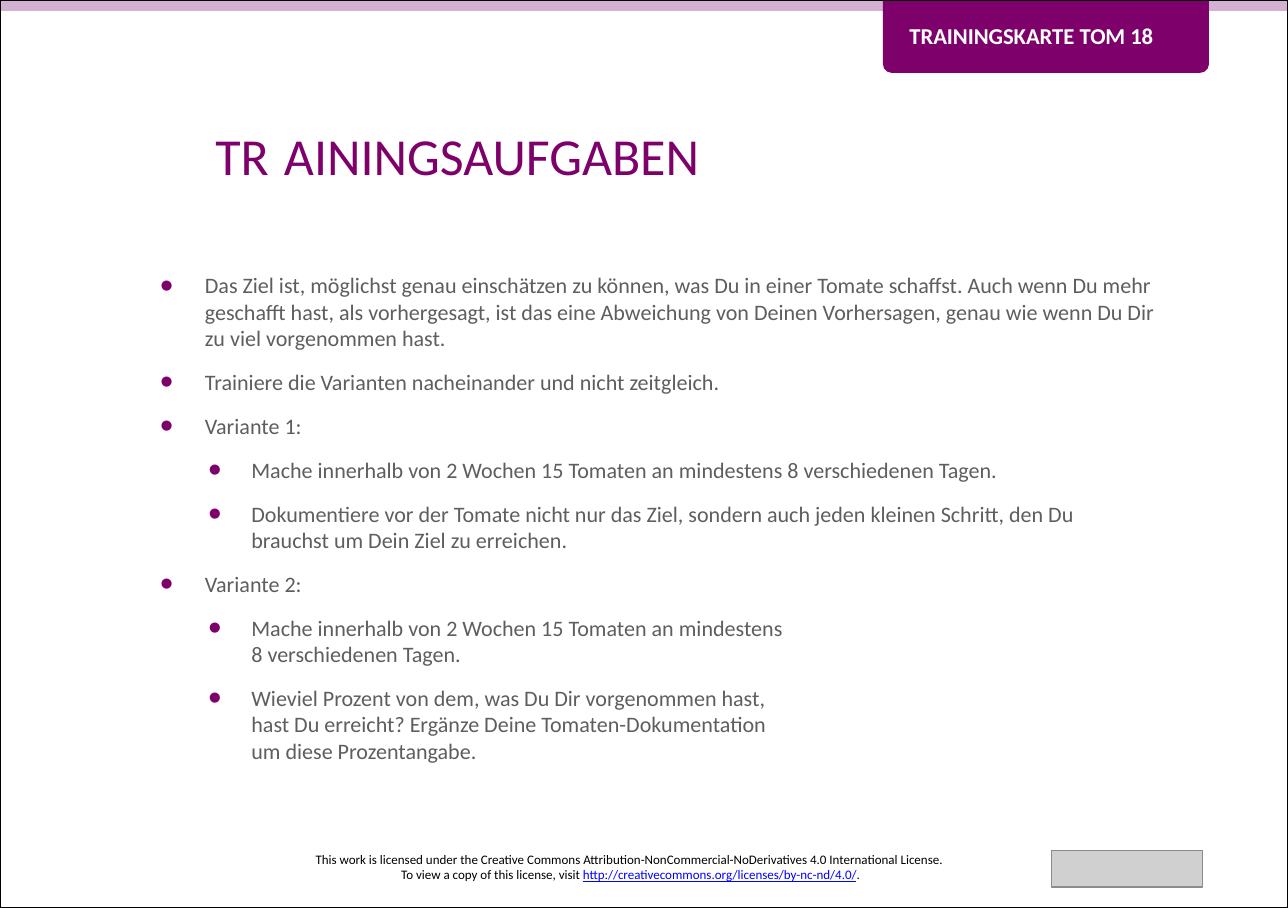
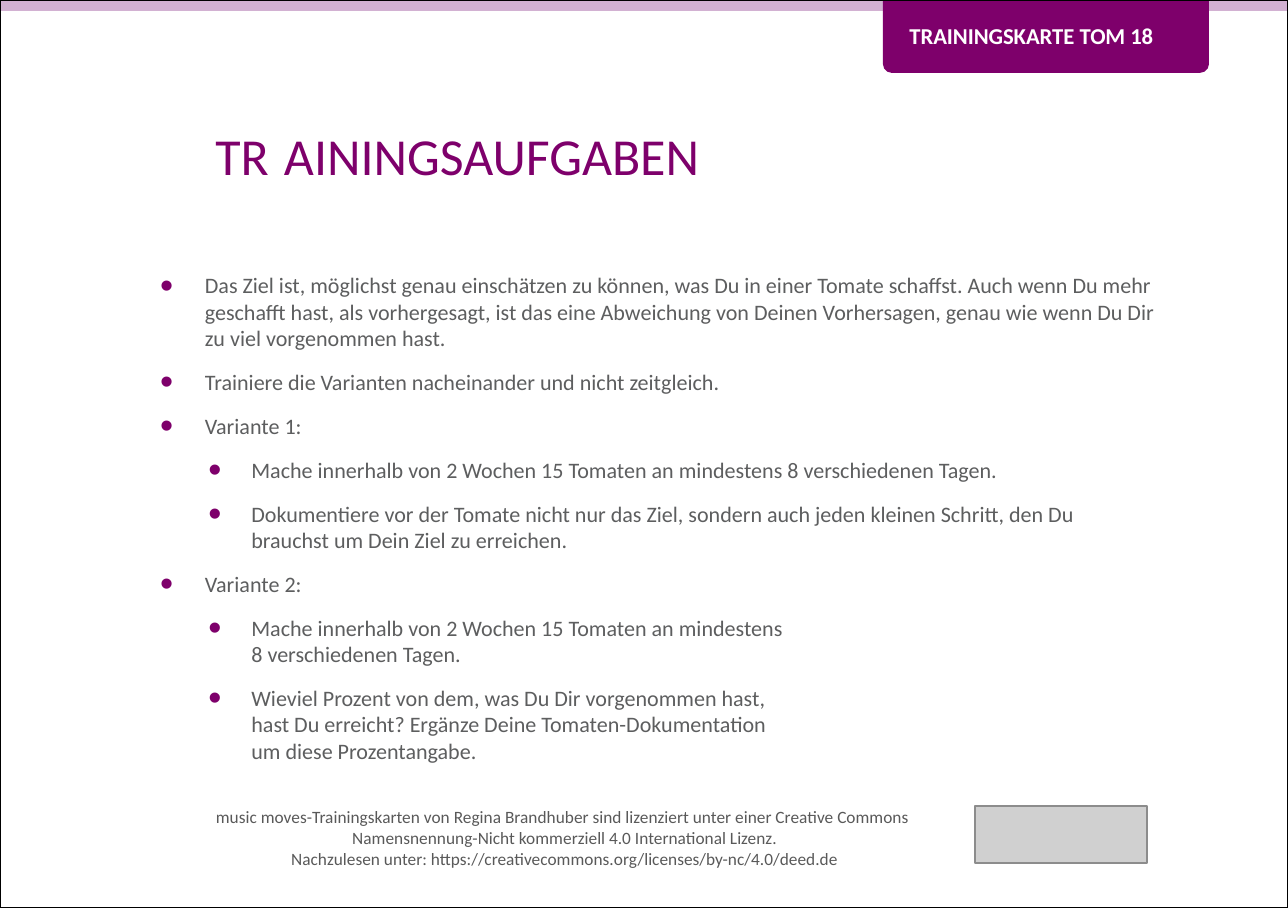
Before and after one commit to Teamtool/training-materials, a slide deck: slide 2 of training-cards/music moves/Tomatoes (TOM)/ger/journeyman/ger_TOM_18_Aufdrehen_fertig_los_MM_J.pptx. Drawn at 1288x908 pixels with LibreOffice and Linux fonts; fonts in the diff are those of the drawing; grey boxes stand for pictures; background and template pictures are left out. Boxes give left, top, right and bottom in pixels: in the first picture for what was removed or moved away, otherwise in the second. Text is boxed around its words. In the diff, an @@ line names an element or a change of style, - is before the commit and + after.

Commit message:
TOM 18 neue Lizenzen eingepflegt

```diff
--- a/training-cards/music moves/Tomatoes (TOM)/ger/journeyman/ger_TOM_18_Aufdrehen_fertig_los_MM_J.pptx
+++ b/training-cards/music moves/Tomatoes (TOM)/ger/journeyman/ger_TOM_18_Aufdrehen_fertig_los_MM_J.pptx
@@ picture: place and size @@
-picture at <box>1051,850,1202,886</box>
+picture at <box>975,807,1146,863</box>
@@ text at <box>216,811,908,868</box>: text changed; size 6 to 8 pt; text colour #000000 to #595959 @@
-This work is licensed under the Creative Commons Attribution-NonCommercial-NoDerivatives 4.0 International License.
-To view a copy of this license, visit http://creativecommons.org/licenses/by-nc-nd/4.0/.
+music moves-Trainingskarten von Regina Brandhuber sind lizenziert unter einer Creative Commons
+Namensnennung-Nicht kommerziell 4.0 International Lizenz.
+Nachzulesen unter: https://creativecommons.org/licenses/by-nc/4.0/deed.de
```
Also in this commit, not shown: 1 other slide changed, 1 other file.
